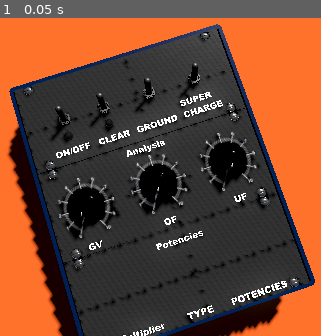
Above: before the commit, frame 1.
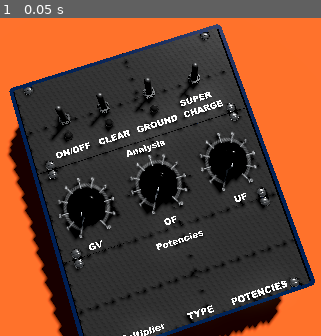
Above: after the commit, the same moment.

Repository: isuretpolos/AOPi3
Game: Godot game, scene res://SCENES/MAIN3D.tscn
The game is run twice, just before and just after one commit, with the same random seed, the same clock (stepped at 60 frames per second) and the same inputs.
Inputs:
- Up to frame 1 (0.05 s): no input

The runs differ from the first frame. In frame 1, less than 0.1% of the frame differs, in the area x 46-50%, y 27-32%.

Commit message:
switch power bugfix

Diff:
--- a/SCENES/MAIN3D.tscn
+++ b/SCENES/MAIN3D.tscn
@@ -46,6 +46,11 @@
 [node name="CLEAR_LED" parent="PROTOTYPE_DEVICE/ButtonsControlPanel" unique_id=2108598846 instance=ExtResource("7_nihjc")]
 transform = Transform3D(1, 0, 0, 0, 1, 0, 0, 0, 1, -0.61371756, 0, -3.9000003)
 emission_color = Color(0.88442177, 0.00032574893, 0.8144384, 1)
+emission_energy = 5.0
+
+[node name="GROUND__LED" parent="PROTOTYPE_DEVICE/ButtonsControlPanel" unique_id=780803209 instance=ExtResource("7_nihjc")]
+transform = Transform3D(1, 0, 0, 0, 1, 0, 0, 0, 1, 1.9698663, 0, -3.9000003)
+emission_color = Color(0.9693615, 0.6935297, 3.85046e-07, 1)
 emission_energy = 5.0
 
 [node name="POWER_SWITCH" parent="PROTOTYPE_DEVICE/ButtonsControlPanel" unique_id=1517990184 instance=ExtResource("2_yrw6j")]
--- a/SCENES/main_3d.gd
+++ b/SCENES/main_3d.gd
@@ -1,6 +1,7 @@
 extends Node3D
 
 var clear:bool = false
+var ground:bool = false
 
 func _ready() -> void:
 	for switch in $PROTOTYPE_DEVICE/ButtonsControlPanel.get_children():
@@ -18,3 +19,6 @@
 		"CLEAR":
 			clear = !clear
 			$PROTOTYPE_DEVICE/ButtonsControlPanel/CLEAR_LED.switch(clear)
+		"GROUND":
+			ground = !ground
+			$PROTOTYPE_DEVICE/ButtonsControlPanel/GROUND__LED.switch(ground)
--- a/SCRIPTS/led.gd
+++ b/SCRIPTS/led.gd
@@ -20,7 +20,7 @@
 func switch(state:bool):
 	print(name + " switched and now own state is " + str(state))
 	led_state = state
-	led_material.emission_enabled = state
+	led_material.emission_enabled = state && global.power
 
 func _on_power_state(state: bool) -> void:
 	print(name + ", device power is " + str(state) + " and own state is " + str(led_state))
